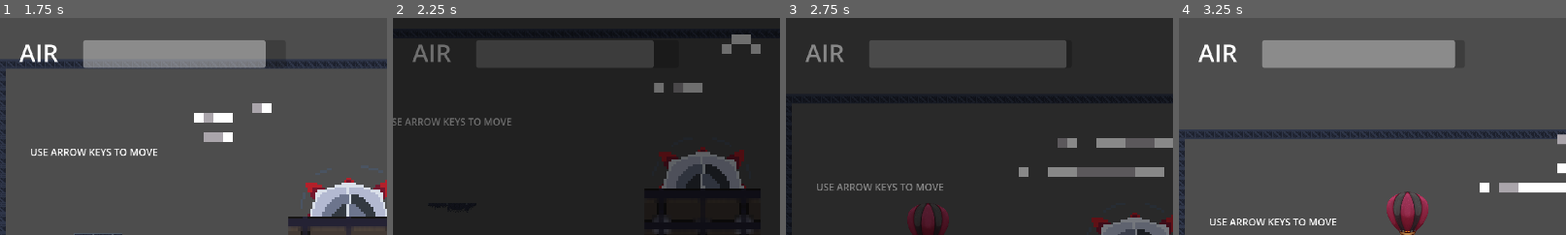
Above: before the commit, frames 1-4 (left to right).
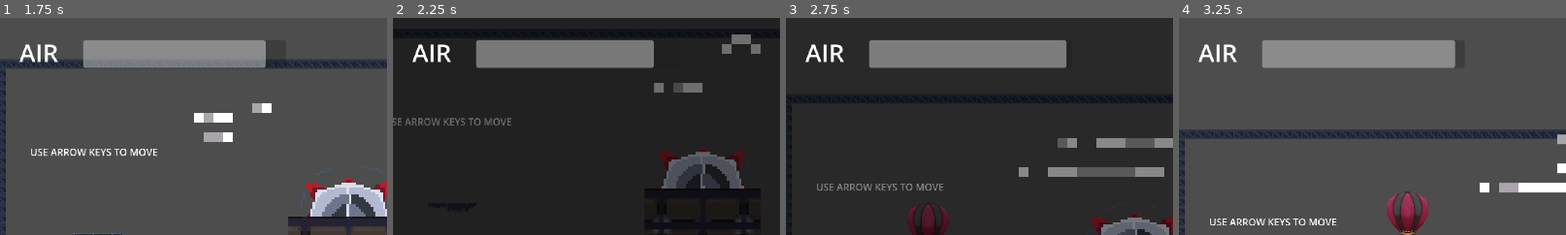
Above: after the commit, the same moments.

Repository: dylana62/balloon-game
Game: Godot game, scene res://scenes/game.tscn
Same seed, same stepped clock (60 frames per second), same inputs: the game is played once before the commit and once after it.
Inputs:
- Up to frame 1 (1.75 s): hold Right (right) 0.53-1.28 s; hold Shift (dash) 0.53-1.28 s; hold Down (down) from 1.28 s (still down); tap Shift (dash) at 1.35 s
- Up to frame 2 (2.25 s): release Down (down) at 2.03 s; hold Right (right) from 2.03 s (still down); hold Shift (dash) from 2.03 s (still down)
- Up to frame 3 (2.75 s): keep holding Right (right); keep holding Shift (dash)
- Up to frame 4 (3.25 s): release Right (right) at 2.78 s; release Shift (dash) at 2.78 s; hold Up (up) from 2.78 s (still down); tap Shift (dash) at 2.85 s
The pictures show only the part of the screen within x 0-50%, y 0-50%; the shares and areas given below are measured in that part.

Frame 1 is identical in both runs. In frame 2, 6.4% of the frame differs, in the area x 5-68%, y 10-24%; in frame 3, 7.0%, in the area x 5-73%, y 10-24%; in frame 4, nothing differs.

Commit message:
Added main menu scene and removed HUD from autoload
Load Game and Settings do not have functionality yet

Diff:
--- a/project.godot
+++ b/project.godot
@@ -17,7 +17,6 @@
 
 [autoload]
 
-Hud="*res://scenes/HUD.tscn"
 TransitionScreen="*res://scenes/transition_screen.tscn"
 PauseMenu="*res://scenes/pause_menu.tscn"
 
--- a/scenes/HUD.tscn
+++ b/scenes/HUD.tscn
@@ -2,14 +2,14 @@
 
 [node name="HUD" type="CanvasLayer"]
 
-[node name="Air Meter" type="ProgressBar" parent="."]
+[node name="AirMeter" type="ProgressBar" parent="."]
 offset_left = 206.0
 offset_top = 55.0
 offset_right = 708.0
 offset_bottom = 124.0
 show_percentage = false
 
-[node name="Label" type="Label" parent="Air Meter"]
+[node name="Label" type="Label" parent="AirMeter"]
 layout_mode = 1
 anchors_preset = -1
 anchor_left = -0.008
--- /dev/null
+++ b/scenes/main_menu.tscn
@@ -0,0 +1,60 @@
+[gd_scene load_steps=2 format=3 uid="uid://jm3iorbc0ue4"]
+
+[ext_resource type="Script" uid="uid://grp1fq13v57w" path="res://scripts/main_menu.gd" id="1_l6cm7"]
+
+[node name="MainMenu" type="Control"]
+layout_mode = 3
+anchors_preset = 15
+anchor_right = 1.0
+anchor_bottom = 1.0
+grow_horizontal = 2
+grow_vertical = 2
+script = ExtResource("1_l6cm7")
+
+[node name="MarginContainer" type="MarginContainer" parent="."]
+layout_mode = 0
+offset_left = 472.0
+offset_top = 330.0
+offset_right = 1413.0
+offset_bottom = 839.0
+
+[node name="VBoxContainer" type="VBoxContainer" parent="MarginContainer"]
+layout_mode = 2
+
+[node name="New Game" type="Button" parent="MarginContainer/VBoxContainer"]
+layout_mode = 2
+size_flags_vertical = 3
+theme_override_font_sizes/font_size = 50
+text = "New Game"
+
+[node name="Load Game" type="Button" parent="MarginContainer/VBoxContainer"]
+layout_mode = 2
+size_flags_vertical = 3
+theme_override_font_sizes/font_size = 50
+text = "Load Game"
+
+[node name="Settings" type="Button" parent="MarginContainer/VBoxContainer"]
+layout_mode = 2
+size_flags_vertical = 3
+theme_override_font_sizes/font_size = 50
+text = "Settings"
+
+[node name="Quit" type="Button" parent="MarginContainer/VBoxContainer"]
+layout_mode = 2
+size_flags_vertical = 3
+theme_override_font_sizes/font_size = 50
+text = "Quit"
+
+[node name="Label" type="Label" parent="."]
+layout_mode = 0
+offset_left = 724.0
+offset_top = 106.0
+offset_right = 1169.0
+offset_bottom = 209.0
+theme_override_font_sizes/font_size = 75
+text = "MAIN MENU"
+
+[connection signal="pressed" from="MarginContainer/VBoxContainer/New Game" to="." method="_on_new_game_pressed"]
+[connection signal="pressed" from="MarginContainer/VBoxContainer/Load Game" to="." method="_on_load_game_pressed"]
+[connection signal="pressed" from="MarginContainer/VBoxContainer/Settings" to="." method="_on_settings_pressed"]
+[connection signal="pressed" from="MarginContainer/VBoxContainer/Quit" to="." method="_on_quit_pressed"]
--- a/scenes/player.tscn
+++ b/scenes/player.tscn
@@ -1,8 +1,9 @@
-[gd_scene load_steps=17 format=3 uid="uid://gmgs5cp0pd8p"]
+[gd_scene load_steps=18 format=3 uid="uid://gmgs5cp0pd8p"]
 
 [ext_resource type="Script" uid="uid://5jfeaxaqqdnu" path="res://scripts/player.gd" id="1_uo0bf"]
 [ext_resource type="Texture2D" uid="uid://cx5ev7wh3ugl4" path="res://assets/Hot air Balloon/!$Ballon Flight.png" id="1_v8qx6"]
 [ext_resource type="Texture2D" uid="uid://yn8oenq2muop" path="res://assets/explosion-1-a/spritesheet.png" id="2_xirpf"]
+[ext_resource type="PackedScene" uid="uid://dw6nmpqwfyiwv" path="res://scenes/HUD.tscn" id="4_dqkch"]
 
 [sub_resource type="AtlasTexture" id="AtlasTexture_bihf0"]
 atlas = ExtResource("2_xirpf")
@@ -114,3 +115,5 @@
 
 [node name="Timer" type="Timer" parent="."]
 wait_time = 0.6
+
+[node name="HUD" parent="." instance=ExtResource("4_dqkch")]
--- /dev/null
+++ b/scripts/main_menu.gd
@@ -0,0 +1,15 @@
+extends Control
+
+func _on_new_game_pressed() -> void:
+	TransitionScreen.transition()
+	await TransitionScreen.on_transition_finished
+	get_tree().change_scene_to_file("res://scenes/game.tscn")
+
+func _on_load_game_pressed() -> void:
+	pass # Replace with function body.
+
+func _on_settings_pressed() -> void:
+	pass # Replace with function body.
+
+func _on_quit_pressed() -> void:
+	get_tree().quit()
--- a/scripts/player.gd
+++ b/scripts/player.gd
@@ -1,6 +1,6 @@
 extends CharacterBody2D
 
-@onready var air_meter: ProgressBar = Hud.get_node("Air Meter")
+@onready var air_meter: ProgressBar = $HUD/AirMeter
 @onready var timer: Timer = $Timer
 @onready var sfx: AudioStreamPlayer2D = $AudioStreamPlayer2D
 
Not shown, added: assets/custom-assets/tilesets/tileset_demo1.png.import
Not shown, added: scripts/main_menu.gd.uid
